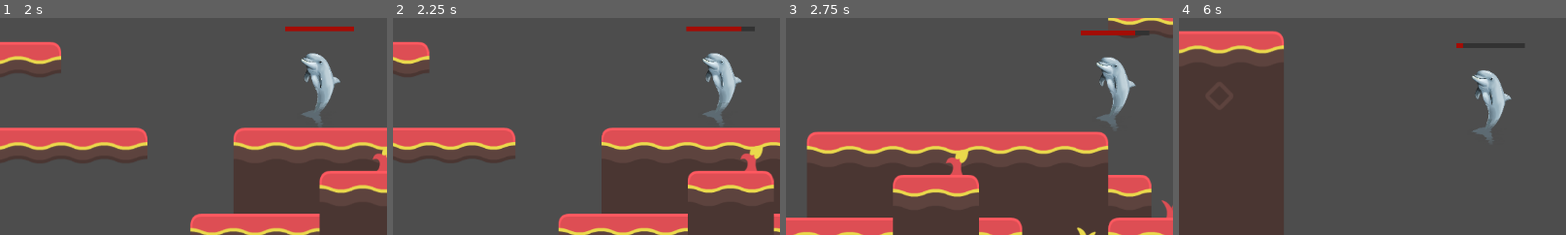
Above: before the commit, frames 1-4 (left to right).
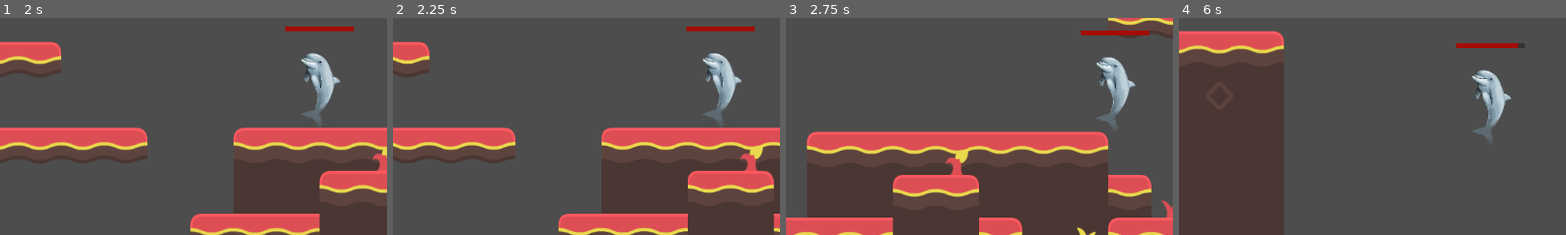
Above: after the commit, the same moments.

Repository: A-vd-E/Eget-spel
Game: Godot game, scene res://scenes/main.tscn
Two runs of this game, one before a commit and one after it. Both use one fixed random seed, a clock stepped at 60 frames per second and the inputs below.
Inputs (mouse positions are % of the whole screen's width and height, from its top left):
- Up to frame 1 (2 s): click (4, 13) at 0.52 s; type "12" at 0.6 s; click "Host" at 1.25 s
- Up to frame 2 (2.25 s): hold D (right) from 2.03 s (still down); tap X (attack) at 2.1 s
- Up to frame 3 (2.75 s): keep holding D (right); tap Space (jump) at 2.27 s; tap C (dash) at 2.3 s
- Up to frame 4 (6 s): tap C (dash) at 2.85, 3.8, 4.35, 5.3 s; tap Space (jump) at 3.02, 4.52, 5.27 s; tap X (attack) at 3.05, 3.6, 4.55, 5.85 s; release D (right) at 3.53 s; hold A (left) 3.53-4.28 s; tap Enter at 4.25 s; hold D (right) 4.28-5.78 s; hold L (decrease_hp) 5.03-5.78 s; hold A (left) from 5.78 s (still down)
The pictures show only the part of the screen within x 9-59%, y 34-84%; the shares and areas given below are measured in that part.

Frame 1 is identical in both runs. In frame 2, less than 0.1% of the frame differs, in the area x 89-94%, y 4-7%; in frame 3, less than 0.1%; in frame 4, 0.3%, in the area x 73-88%, y 11-14%.

Commit message:
Reworked networking to a server authoritative model with support for current functions. Removed incomplete combat system that was part of another branch

Diff:
--- a/scenes/attack_ability.gd
+++ /dev/null
@@ -1,18 +0,0 @@
-extends Node
-
-const HitboxScene = preload("res://scenes/hitbox.tscn")
-
-var can_attack := true
-
-func attack():
-
-	if can_attack:
-		var hitbox = HitboxScene.instantiate()
-		add_child(hitbox)
-		hitbox.setup(20, 0.2)
-		can_attack = false
-		$attack_again_timer.start()
-
-
-func _on_attack_again_timer_timeout() -> void:
-	can_attack = true
--- a/scenes/hitbox.tscn
+++ b/scenes/hitbox.tscn
@@ -1,12 +1,51 @@
 [gd_scene format=3 uid="uid://dc7a3k21uhv4r"]
 
-[ext_resource type="Script" uid="uid://bdka8wlnkt7et" path="res://scripts/hitbox.gd" id="1_0vdsg"]
+[sub_resource type="GDScript" id="GDScript_x6lip"]
+script/source = "class_name Hitbox2
+extends Area2D
+
+@export var attacker_dmg: int
+@export var hitbox_lifetime: float
+
+@onready var collision_shape: CollisionShape2D = $CollisionShape2D
+
+
+func setup(_attacker_dmg: int, _hitbox_lifetime: float) -> void:
+		attacker_dmg = _attacker_dmg
+		hitbox_lifetime = _hitbox_lifetime
+
+		if hitbox_lifetime > 0.0:
+			var timer = get_tree().create_timer(hitbox_lifetime)
+			timer.timeout.connect(queue_free)
+
+
+
+func _ready() -> void:
+	monitorable = false
+	area_entered.connect(_on_area_entered)
+
+	set_collision_layer_value(1, true)
+	set_collision_mask_value(1, true)
+
+func _on_area_entered(area: Area2D) -> void:
+
+	if not multiplayer.is_server():
+		return
+
+	if not area.has_method(\"receive_hit\"):
+		return
+
+
+	area.receive_hit(attacker_dmg)
+
+
+"
 
 [sub_resource type="CircleShape2D" id="CircleShape2D_x6lip"]
 radius = 1505.2605
 
 [node name="Hitbox" type="Area2D" unique_id=2116740723]
-script = ExtResource("1_0vdsg")
+script = SubResource("GDScript_x6lip")
 
 [node name="CollisionShape2D" type="CollisionShape2D" parent="." unique_id=1484465355]
 shape = SubResource("CircleShape2D_x6lip")
--- a/scenes/player.tscn
+++ b/scenes/player.tscn
@@ -5,11 +5,6 @@
 [ext_resource type="Script" uid="uid://bfby10rmowabc" path="res://scripts/networking/input_multiplayer.gd" id="2_tuyoq"]
 [ext_resource type="Script" uid="uid://ckfc668g0exx2" path="res://scripts/health.gd" id="3_dqkch"]
 [ext_resource type="Script" uid="uid://1h33nmi68q4j" path="res://scripts/health_bar.gd" id="4_qlg0r"]
-[ext_resource type="Script" uid="uid://lselprrepmhl" path="res://scripts/hurtbox.gd" id="4_tuyoq"]
-[ext_resource type="Script" uid="uid://ce5bu2572i0ex" path="res://scenes/attack_ability.gd" id="7_fjrip"]
-
-[sub_resource type="CircleShape2D" id="CircleShape2D_qlg0r"]
-radius = 1024.0
 
 [sub_resource type="SceneReplicationConfig" id="SceneReplicationConfig_tuyoq"]
 properties/0/path = NodePath(".:player_id")
@@ -24,9 +19,6 @@
 properties/3/path = NodePath(".:do_dash")
 properties/3/spawn = true
 properties/3/replication_mode = 1
-properties/4/path = NodePath(".:do_attack")
-properties/4/spawn = true
-properties/4/replication_mode = 1
 
 [sub_resource type="SceneReplicationConfig" id="SceneReplicationConfig_g2els"]
 properties/0/path = NodePath("InputSynchronizer:input_direction")
@@ -35,6 +27,24 @@
 
 [sub_resource type="RectangleShape2D" id="RectangleShape2D_g2els"]
 size = Vector2(871.4285, 1614.2856)
+
+[sub_resource type="GDScript" id="GDScript_qlg0r"]
+script/source = "class_name Hurtbox extends Area2D
+
+@onready var owner_health: Node2D = get_parent()
+
+func _ready() -> void:
+	monitoring = false
+	monitorable = true
+
+	set_collision_layer_value(1, true)
+	set_collision_mask_value(1, true)
+
+
+func receive_hit(damage: int) -> void:
+	owner_health.take_damage(damage)
+	print(owner_health.get_parent().name + \"took damage\")
+"
 
 [sub_resource type="RectangleShape2D" id="RectangleShape2D_qlg0r"]
 size = Vector2(842.85706, 1614.2856)
@@ -48,7 +58,6 @@
 [node name="Player" type="CharacterBody2D" unique_id=438100406]
 scale = Vector2(0.07, 0.07)
 script = ExtResource("1_g2els")
-hitbox_shape = SubResource("CircleShape2D_qlg0r")
 
 [node name="PlayerSynchronizer" type="MultiplayerSynchronizer" parent="." unique_id=1100668368]
 replication_config = SubResource("SceneReplicationConfig_tuyoq")
@@ -84,8 +93,7 @@
 script = ExtResource("3_dqkch")
 
 [node name="Hurtbox" type="Area2D" parent="Health" unique_id=1690071242]
-script = ExtResource("4_tuyoq")
-metadata/_custom_type_script = "uid://lselprrepmhl"
+script = SubResource("GDScript_qlg0r")
 
 [node name="HurtboxCollisionShape2D" type="CollisionShape2D" parent="Health/Hurtbox" unique_id=1133688344]
 position = Vector2(7.1428432, 35.71429)
@@ -102,13 +110,6 @@
 script = ExtResource("4_qlg0r")
 health = NodePath("../Health")
 
-[node name="AttackAbility" type="Node2D" parent="." unique_id=759640053]
-script = ExtResource("7_fjrip")
-
-[node name="attack_again_timer" type="Timer" parent="AttackAbility" unique_id=741379165]
-wait_time = 0.6
-
 [connection signal="timeout" from="InputSynchronizer/jump_buffer_timer" to="InputSynchronizer" method="_on_jump_buffer_timer_timeout"]
 [connection signal="timeout" from="dash_timer" to="." method="_on_dash_timer_timeout"]
 [connection signal="timeout" from="dash_again_timer" to="." method="_on_dash_again_timer_timeout"]
-[connection signal="timeout" from="AttackAbility/attack_again_timer" to="AttackAbility" method="_on_attack_again_timer_timeout"]
--- a/scripts/hitbox.gd
+++ /dev/null
@@ -1,36 +0,0 @@
-class_name Hitbox2
-extends Area2D
-
-@export var attacker_dmg: int
-@export var hitbox_lifetime: float
-
-@onready var collision_shape: CollisionShape2D = $CollisionShape2D
-
-
-func setup(_attacker_dmg: int, _hitbox_lifetime: float) -> void:
-		attacker_dmg = _attacker_dmg
-		hitbox_lifetime = _hitbox_lifetime
-
-		if hitbox_lifetime > 0.0:
-			var timer = get_tree().create_timer(hitbox_lifetime)
-			timer.timeout.connect(queue_free)
-
-
-
-func _ready() -> void:
-	monitorable = false
-	area_entered.connect(_on_area_entered)
-
-	set_collision_layer_value(1, true)
-	set_collision_mask_value(1, true)
-
-func _on_area_entered(area: Area2D) -> void:
-
-	if not multiplayer.is_server():
-		return
-
-	if not area.has_method("receive_hit"):
-		return
-
-
-	area.receive_hit(attacker_dmg)
--- a/scripts/hurtbox.gd
+++ /dev/null
@@ -1,15 +0,0 @@
-class_name Hurtbox extends Area2D
-
-@onready var owner_health: Node2D = get_parent()
-
-func _ready() -> void:
-	monitoring = false
-	monitorable = true
-
-	set_collision_layer_value(1, true)
-	set_collision_mask_value(1, true)
-
-
-func receive_hit(damage: int) -> void:
-	owner_health.take_damage(damage)
-	print(owner_health.get_parent().name + "took damage")
--- a/scripts/networking/input_multiplayer.gd
+++ b/scripts/networking/input_multiplayer.gd
@@ -27,8 +27,7 @@
 	if Input.is_action_just_pressed("dash"):
 		dash.rpc()
 
-	if Input.is_action_just_pressed("attack"):
-		attack.rpc()
+
 
 # RPC:s allow the clients to communicate input to the server
 # call_local as argument so the host (both client and server) can
@@ -49,12 +48,6 @@
 	if multiplayer.is_server():
 		player.do_dash = true
 
-
-@rpc("call_local")
-func attack():
-	if multiplayer.is_server():
-		player.do_attack = true
-
 # To avoid "storing" a jump if jump button pressed mid-air
 func _on_jump_buffer_timer_timeout() -> void:
 	if multiplayer.is_server():
--- a/scripts/player_controller.gd
+++ b/scripts/player_controller.gd
@@ -4,11 +4,11 @@
 const JUMP_VELOCITY := -700.0
 const DASH_SPEED := 900.0
 
-@onready var attack_ability: Node = $AttackAbility
+
 @onready var input_synchronizer = $InputSynchronizer
 #@export var sync_position: Vector2   Will still be used for lerp?
 #@export var lerp_weight := 0.75      Will still be used for lerp?
-@export var hitbox_shape: Shape2D
+
 
 # This player_id could probably be replaced. But tutorial did
 # it this way and it works, so won't change it right now
@@ -22,7 +22,7 @@
 var direction: int
 var do_jump := false # Tells player to jump, updated in InputSynchronizer
 var do_dash := false # Tells player to dash, updated in InputSynchronizer
-var do_attack := false # Tells player to attack updated in InputSynchronizer
+
 var dashing := false # To check if currently dashing
 var can_dash := true # Determines if you can dash, tied to timer
 
@@ -54,9 +54,6 @@
 	if multiplayer.is_server():
 		_apply_movement_from_input(delta)
 
-		if do_attack:
-			attack_ability.attack()
-			do_attack = false
 
 
 
Not shown, removed: scenes/attack_ability.gd.uid
Not shown, removed: scripts/hitbox.gd.uid
Not shown, removed: scripts/hurtbox.gd.uid
